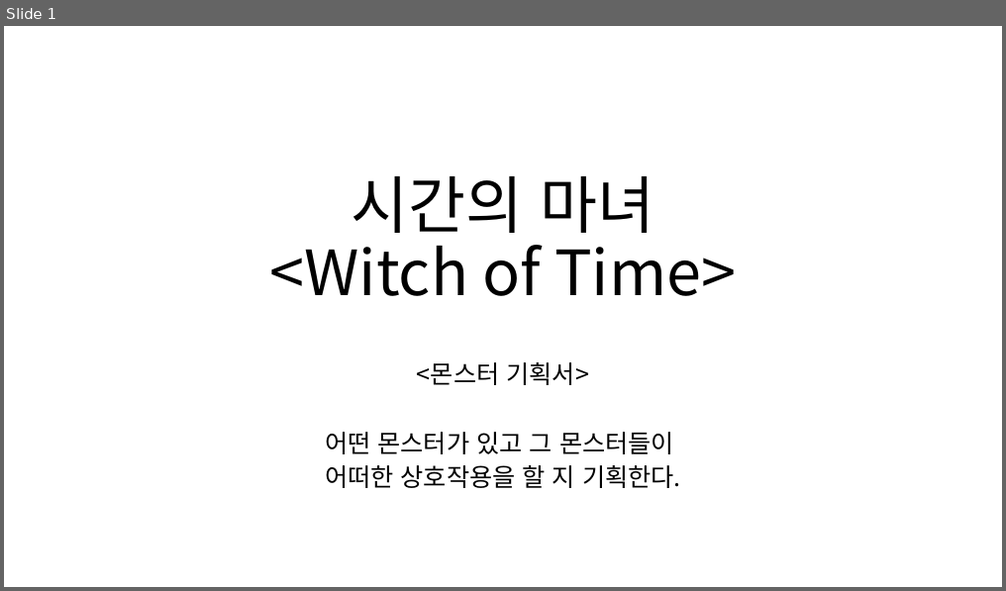
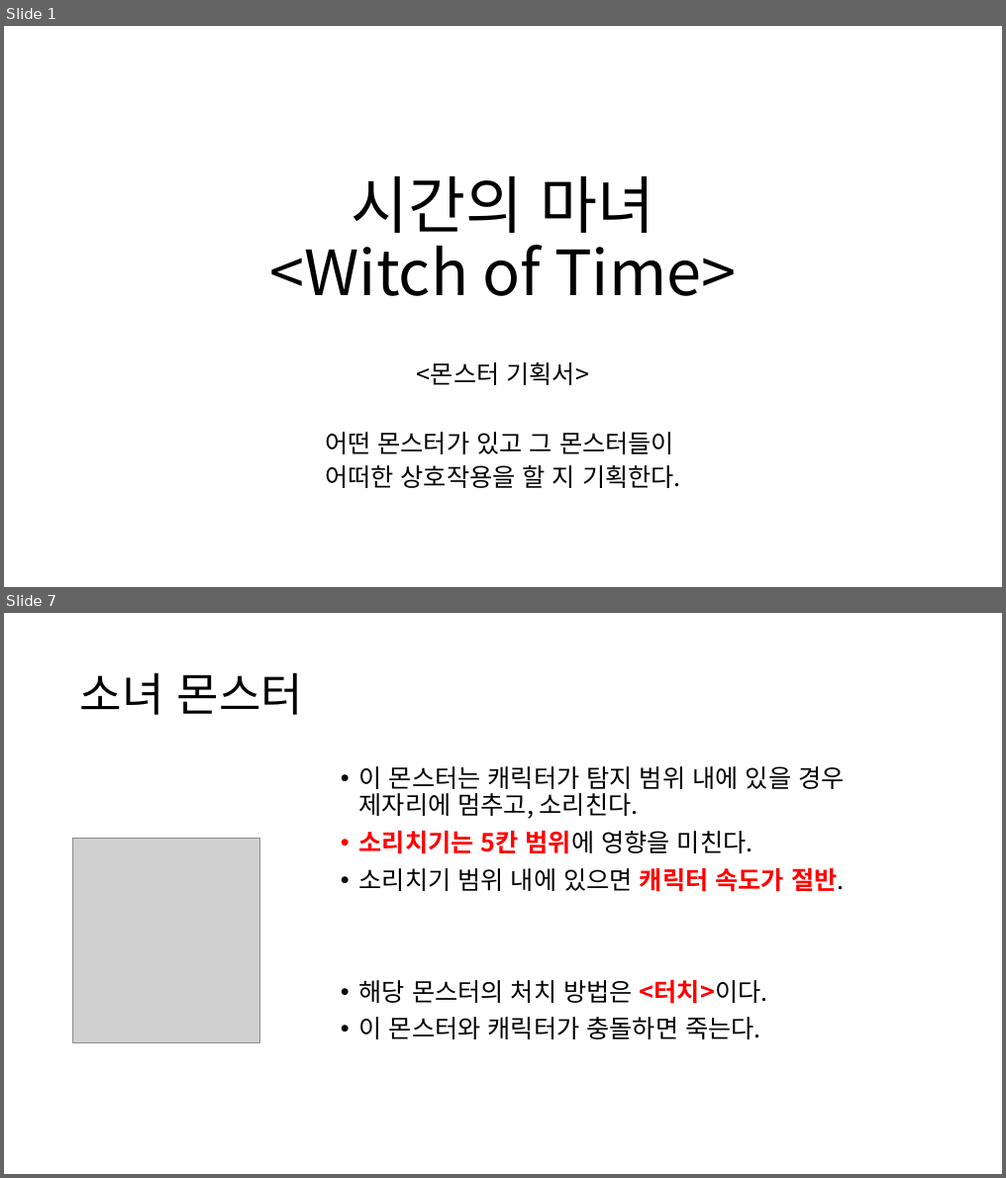
Before and after one commit to yimgunho/Witch_of_Time, a slide deck: 시간의 마녀_몬스터 기획.pptx. Shown one above the other, each under a label of ours: slide 1 before the commit, slides 1 and 7 after it; the slides between them are not shown. The pictures are 1006x591 and 1006x1178 pixels, drawn with LibreOffice and Linux fonts; fonts in the diff are those of the drawing; grey boxes stand for pictures. Boxes give left, top, right and bottom in pixels: in the first picture for what was removed or moved away, otherwise in the second. Text is boxed around its words. In the diff, an @@ line names an element or a change of style, - is before the commit and + after.

Commit message:
몬스터 기획 2

```diff
--- a/시간의 마녀_몬스터 기획.pptx
+++ b/시간의 마녀_몬스터 기획.pptx
@@ slide 7 added at <box>4,613,1002,1174</box>, background #FFFFFF @@
@@ title added at <box>80,672,303,715</box>, 44 pt, text #000000 @@
+소녀 몬스터
@@ text added at <box>359,766,844,1040</box>, 24 pt, text #000000 @@
+• 이 몬스터는 캐릭터가 탐지 범위 내에 있을 경우 제자리에 멈추고, 소리친다.
+• 소리치기는 5칸 범위에 영향을 미친다.
+• 소리치기 범위 내에 있으면 캐릭터 속도가 절반.
+• 해당 몬스터의 처치 방법은 <터치>이다.
+• 이 몬스터와 캐릭터가 충돌하면 죽는다.
@@ picture added at <box>73,839,260,1043</box> @@
```
Also in this commit, not shown: 5 slides changed, 1 other slide added.
